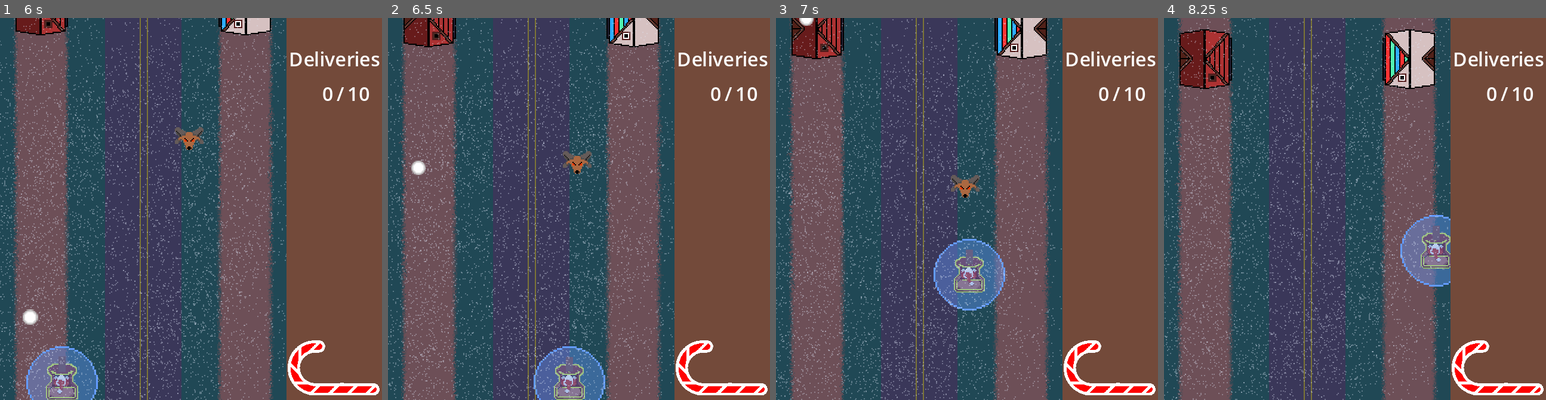
Above: before the commit, frames 1-4 (left to right).
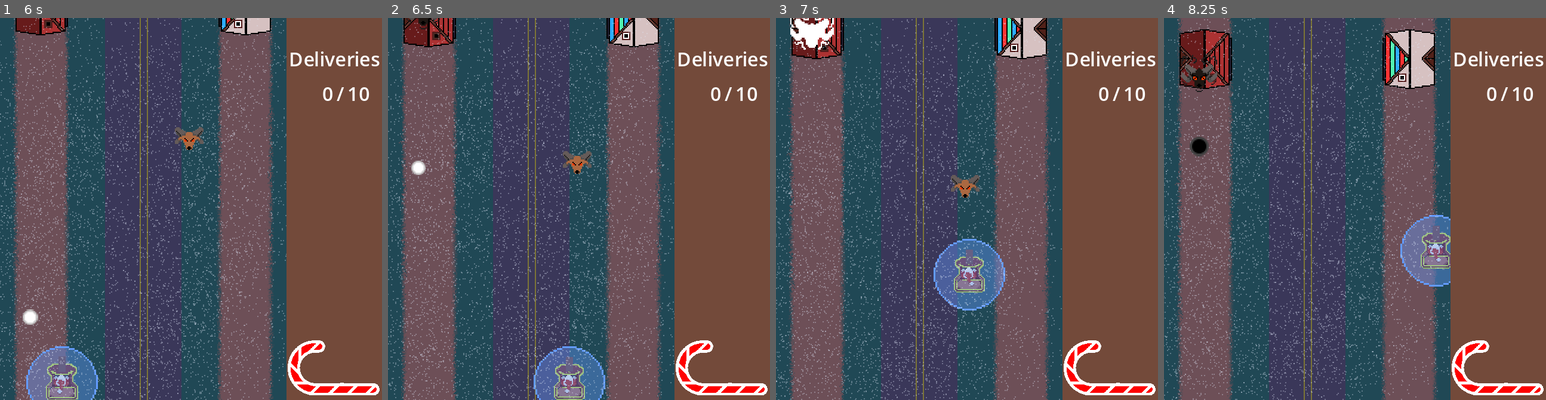
Above: after the commit, the same moments.

Repository: Zoidmania/gdex-2023-winter
Game: Godot game, scene res://stages/stage_north_america.tscn
The game is run twice, just before and just after one commit, with the same random seed, the same clock (stepped at 60 frames per second) and the same inputs. The engine's default icon, where the game draws it, is replaced by a stand-in: a white triangle on a blue panel in a dark square.
Inputs:
- Up to frame 1 (6 s): tap Enter at 0.5 s; hold Right (santa_move_right) 0.53-1.28 s; hold Shift (santa_land_or_take_off) 0.53-1.28 s; hold Down (santa_move_down) 1.28-2.03 s; tap Space (santa_shoot) every 1.5 s from 1.35 to 5.85 s; hold Right (santa_move_right) 2.03-2.78 s; hold Shift (santa_land_or_take_off) 2.03-2.78 s; hold Up (santa_move_up) 2.78-3.53 s; hold Shift (santa_land_or_take_off) 3.53-4.28 s; hold Left (santa_move_left) 3.53-5.03 s; hold Down (santa_move_down) 5.03-5.78 s; hold Shift (santa_land_or_take_off) 5.03-5.78 s; hold Right (santa_move_right) from 5.78 s (still down)
- Up to frame 2 (6.5 s): keep holding Right (santa_move_right)
- Up to frame 3 (7 s): release Right (santa_move_right) at 6.53 s; hold Up (santa_move_up) from 6.53 s (still down); hold Shift (santa_land_or_take_off) from 6.53 s (still down)
- Up to frame 4 (8.25 s): release Up (santa_move_up) at 7.28 s; release Shift (santa_land_or_take_off) at 7.28 s; hold Right (santa_move_right) 7.28-8.03 s; tap Space (santa_shoot) at 7.35 s; hold Down (santa_move_down) from 8.03 s (still down); hold Shift (santa_land_or_take_off) from 8.03 s (still down)

Frame 1 is identical in both runs. In frame 2, less than 0.1% of the frame differs, in the area x 4-14%, y 0-3%; in frame 3, 0.6%, in the area x 3-16%, y 0-9%; in frame 4, 0.6%.

Commit message:
make function 'abstract'
Godot unfortunately doesn't have a way to declare abstract methods.
To get around this, folks tend to simply put a failing `assert` in
the 'absrtact' functions, forcing a necessary override.

Diff:
--- a/src/stages/enemy_generator.gd
+++ b/src/stages/enemy_generator.gd
@@ -48,4 +48,4 @@
 
 
 func update_spawn_pattern(score: int) -> void:
-    pass
+    assert(false, "This function is abstract and must be overridden!")
--- a/src/stages/stage_na_enemy_generator.gd
+++ b/src/stages/stage_na_enemy_generator.gd
@@ -22,3 +22,7 @@
     black_goat_timer.timeout.connect(
         handle_spawn.bind(black_goat_scene, black_goat_timer)
     )
+
+
+func update_spawn_pattern(score: int) -> void:
+    pass
--- a/src/stages/stage_na_enemy_generator.tscn
+++ b/src/stages/stage_na_enemy_generator.tscn
@@ -16,6 +16,6 @@
 autostart = true
 
 [node name="BlackGoatTimer" type="Timer" parent="." index="2" groups=["timer"]]
-wait_time = 9.0
+wait_time = 6.0
 one_shot = true
 autostart = true
